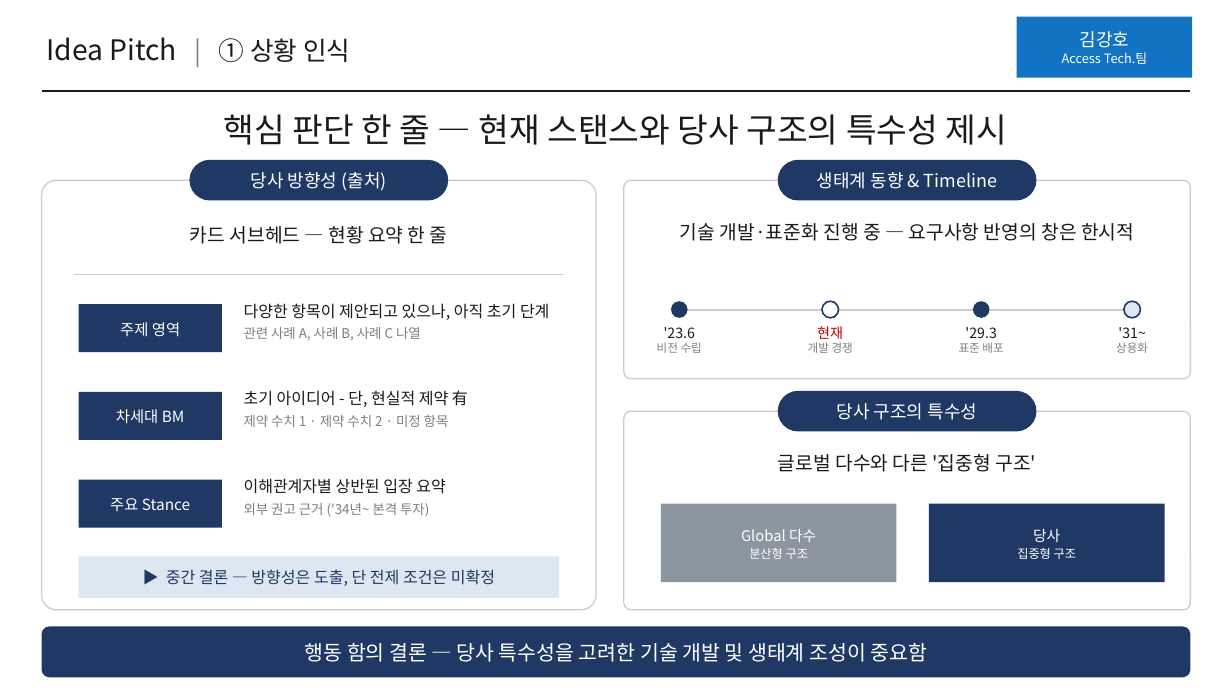
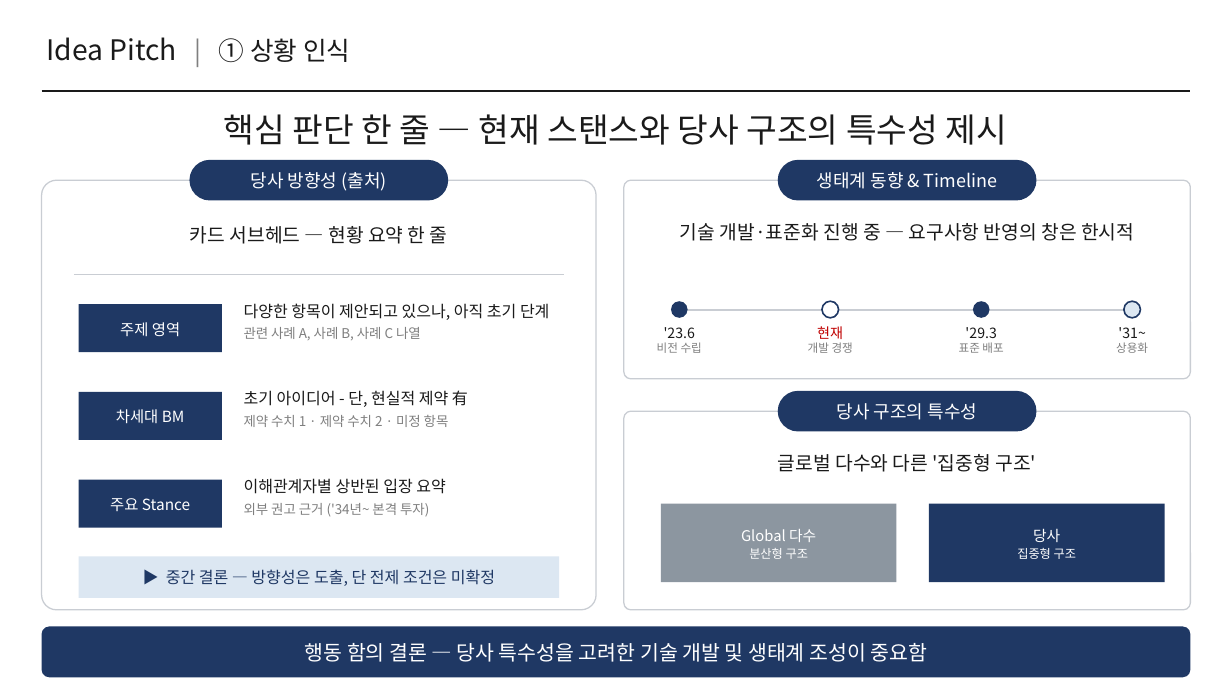
Before and after one commit to cscw95/idea-pitch-design-system, a slide deck: slide 5 of ppt/idea_pitch_template.pptx. Drawn at 1232x693 pixels with LibreOffice and Linux fonts; fonts in the diff are those of the drawing. Boxes give left, top, right and bottom in pixels: in the first picture for what was removed or moved away, otherwise in the second. Text is boxed around its words. In the diff, an @@ line names an element or a change of style, - is before the commit and + after.

```diff
--- a/ppt/idea_pitch_template.pptx
+++ b/ppt/idea_pitch_template.pptx
@@ rectangle removed at (1017,17,1192,78) @@
-김강호
-Access Tech.팀
```
Also in this commit, not shown: 6 other slides changed, 18 other files.
